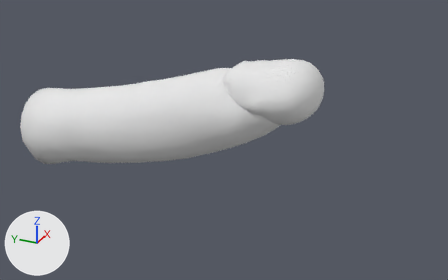
What one commit did to the Blender file Assets/Axtras/Models/Human/Shlong.blend.
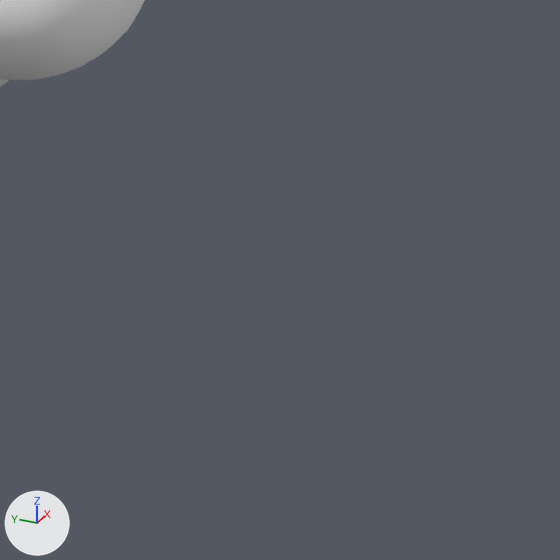
Each version is shown whole from a 50 mm lens placed at (-0.85, -0.744, 0.464), pointed at (0.0, -0.362, 0.039), then close up on the part from 62% to 100% of the width and 36% to 97% of the height. Arrows for +X, +Y and +Z are at lower left; the lights stay in place.

Objects in the first close-up: 'people'.
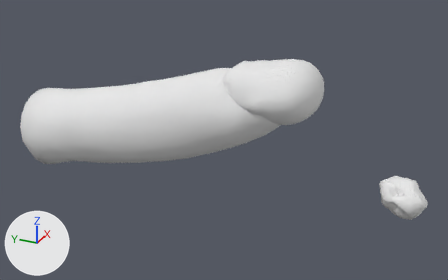
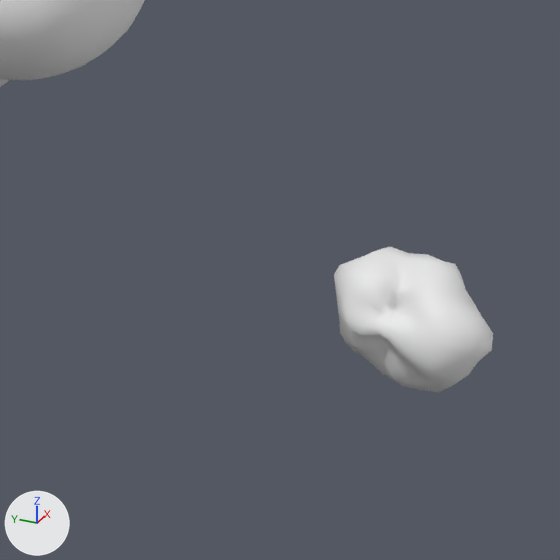
Changed parts and their boxes [x1, y1, x2, y2] in the close-ups (560 x 560 px):
'stone', added: after [334, 247, 493, 392]

The change, as a list of edits to the scene's bpy script:
```text
Add me_sphere:
    me_sphere.from_pydata(...)  # 242 vertices, 256 faces; spans x -0.0205..0.0391, y -0.0436..0.0311, z -0.0389..0.0238
    me_sphere.polygons.foreach_set('use_smooth', [True] * 256)
Add ob_stone:
    ob_stone = bpy.data.objects.new('stone', me_sphere)
    ob_stone.location = (0.0, -0.6482, 0.0)
```
